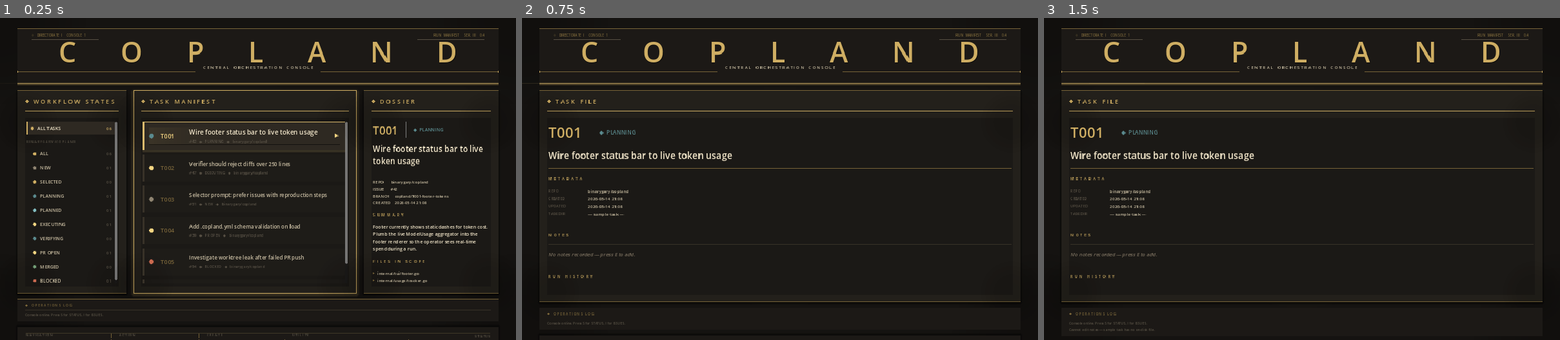
Above: before the commit, frames 1-3 (left to right).
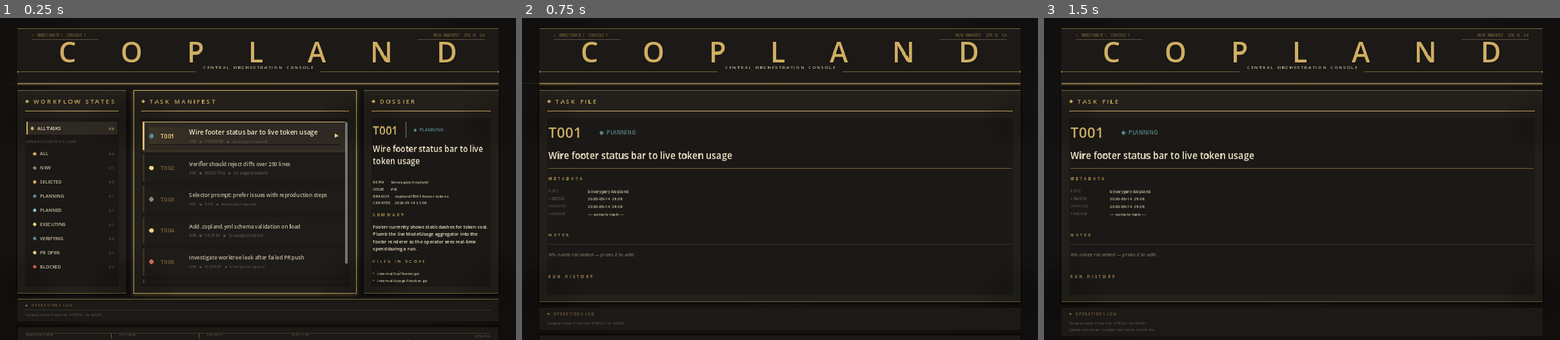
Above: after the commit, the same moments.

Repository: binarygary/copland
Game: Godot game, scene res://scenes/Main.tscn
Same seed, same stepped clock (60 frames per second), same inputs: the game is played once before the commit and once after it.
Inputs:
- Up to frame 1 (0.25 s): no input
- Up to frame 2 (0.75 s): tap Enter at 0.5, 0.6 s; hold Up from 0.53 s (still down)
- Up to frame 3 (1.5 s): tap E at 1.25 s; release Up at 1.28 s; hold Down from 1.28 s (still down); tap Keypad Enter at 1.35 s

The runs differ from the first frame. In frame 1, 0.4% of the frame differs, in the area x 6-23%, y 32-83%; in frame 2, nothing differs; in frame 3, nothing differs.

Commit message:
refactor(22-01): remove 'merged' from TaskLoader.gd STATES per D-07
- Drop the unused "merged" entry from the STATES constant so the Godot
  loader's vocabulary matches the writer's exactly: new, selected,
  planning, planned, executing, verifying, pr_open, blocked.
- Eliminates the Phase 20 D-02 writer-vs-loader divergence flagged in
  22-CONTEXT.md D-07; the PR-merge polling that would emit `merged` is
  v2.1+ territory (Phase 20 D-17).

Co-Authored-By: Claude Opus 4.7 (1M context) <noreply@anthropic.com>

Diff:
--- a/console-godot/scripts/TaskLoader.gd
+++ b/console-godot/scripts/TaskLoader.gd
@@ -25,7 +25,6 @@
     "executing",
     "verifying",
     "pr_open",
-    "merged",
     "blocked",
 ]
 
